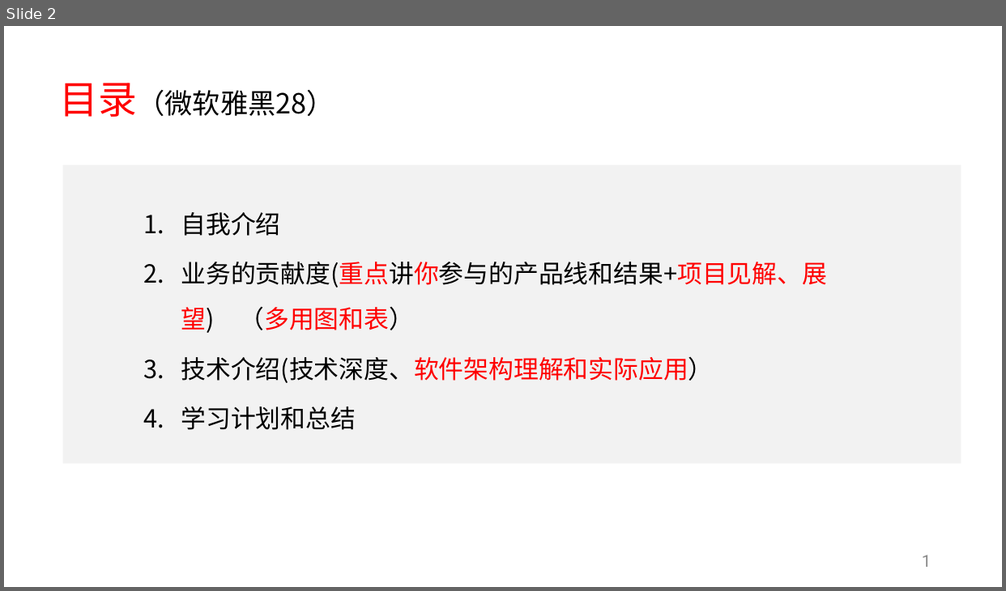
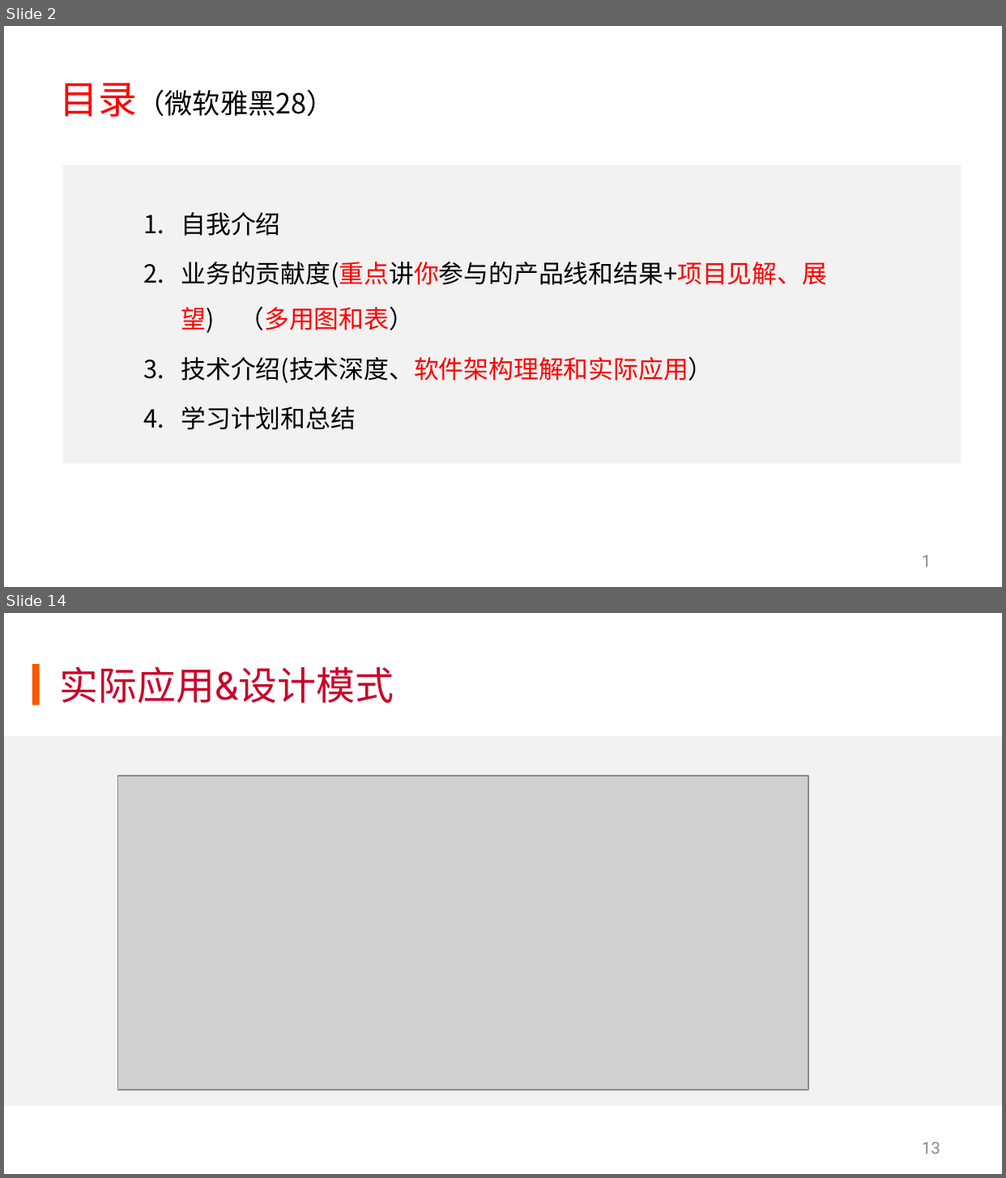
Before and after one commit to KuiShang/skilTree, a slide deck: 国美互联网PPT答辩模版.pptx. Shown one above the other, each under a label of ours: slide 2 before the commit, slides 2 and 14 after it; the slides between them are not shown. The pictures are 1006x591 and 1006x1178 pixels, drawn with LibreOffice and Linux fonts; fonts in the diff are those of the drawing; grey boxes stand for pictures; background and template pictures are left out. Boxes give left, top, right and bottom in pixels: in the first picture for what was removed or moved away, otherwise in the second. Text is boxed around its words. In the diff, an @@ line names an element or a change of style, - is before the commit and + after.

```diff
--- a/国美互联网PPT答辩模版.pptx
+++ b/国美互联网PPT答辩模版.pptx
@@ slide 14 added at (4, 613, 1002, 1174), background #FFFFFF @@
@@ rectangle added at (32, 664, 39, 705), fill #FF5400 @@
@@ title added at (60, 666, 394, 703), 28 pt, text #CA022A @@
+实际应用&设计模式
@@ rectangle added at (4, 737, 1002, 1106), fill #F2F2F2 @@
@@ picture added at (117, 776, 808, 1090) @@
@@ page number added at (922, 1142, 940, 1154), 12 pt, text #8C8C8C @@
+13
```
Also in this commit, not shown: 8 slides changed, 6 other slides added, 3 slides removed, 23 other files.
